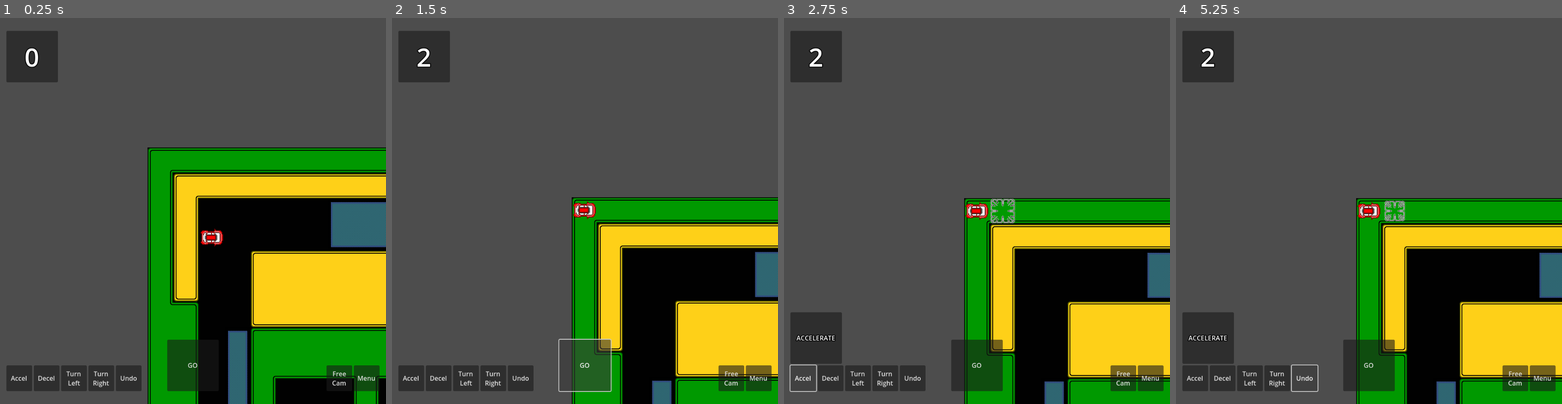
Above: before the commit, frames 1-4 (left to right).
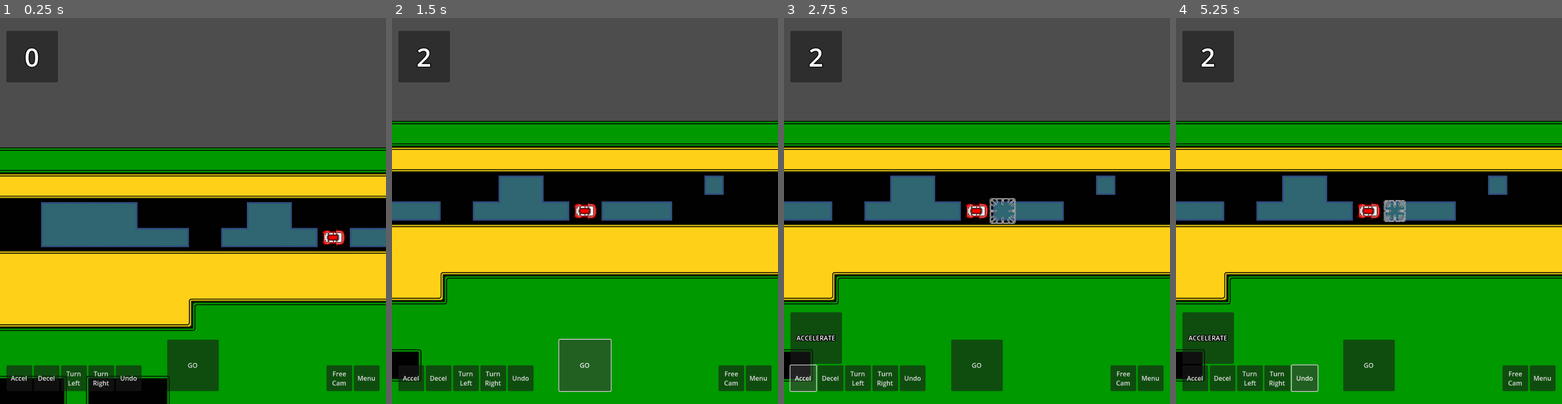
Above: after the commit, the same moments.

Repository: mperez68/wild-jam-88
Game: Godot game, scene res://main_scenes/abstract/game.tscn
Same seed, same stepped clock (60 frames per second), same inputs: the game is played once before the commit and once after it.
Inputs:
- Up to frame 1 (0.25 s): no input
- Up to frame 2 (1.5 s): click "GO" at 0.5 s; click "GO" at 1.25 s
- Up to frame 3 (2.75 s): click "Accel" at 2 s
- Up to frame 4 (5.25 s): click "Decel" at 2.75 s; click "Turn Left" at 3.5 s; click "Turn Right" at 4.25 s; click "Undo" at 5 s

The runs differ from the first frame. In frame 1, 44% of the frame differs, in the area x 0-100%, y 33-100%; in frame 2, 66%, in the area x 0-100%, y 26-100%; in frame 3, 65%; in frame 4, 65%.

Commit message:
game loop, web exports

Diff:
--- /dev/null
+++ b/game_objects/goalpost.tscn
@@ -0,0 +1,10 @@
+[gd_scene load_steps=2 format=3 uid="uid://b7y8eiftxdbw0"]
+
+[ext_resource type="Script" uid="uid://b8lenw4f1xfib" path="res://game_objects/scripts/goalpost.gd" id="1_m4uhm"]
+
+[node name="Goalpost" type="Node2D"]
+script = ExtResource("1_m4uhm")
+
+[node name="Line" type="Line2D" parent="."]
+unique_name_in_owner = true
+points = PackedVector2Array(32, 32, 32, 32)
--- a/game_objects/marker.tscn
+++ b/game_objects/marker.tscn
@@ -66,6 +66,38 @@
 [sub_resource type="AtlasTexture" id="AtlasTexture_kcgsp"]
 atlas = ExtResource("1_bi44p")
 region = Rect2(448, 0, 64, 64)
+
+[sub_resource type="AtlasTexture" id="AtlasTexture_8nrli"]
+atlas = ExtResource("1_bi44p")
+region = Rect2(0, 128, 64, 64)
+
+[sub_resource type="AtlasTexture" id="AtlasTexture_b4ev6"]
+atlas = ExtResource("1_bi44p")
+region = Rect2(64, 128, 64, 64)
+
+[sub_resource type="AtlasTexture" id="AtlasTexture_ctlxc"]
+atlas = ExtResource("1_bi44p")
+region = Rect2(128, 128, 64, 64)
+
+[sub_resource type="AtlasTexture" id="AtlasTexture_ryn4m"]
+atlas = ExtResource("1_bi44p")
+region = Rect2(192, 128, 64, 64)
+
+[sub_resource type="AtlasTexture" id="AtlasTexture_25cwl"]
+atlas = ExtResource("1_bi44p")
+region = Rect2(256, 128, 64, 64)
+
+[sub_resource type="AtlasTexture" id="AtlasTexture_t0bqc"]
+atlas = ExtResource("1_bi44p")
+region = Rect2(320, 128, 64, 64)
+
+[sub_resource type="AtlasTexture" id="AtlasTexture_an7dj"]
+atlas = ExtResource("1_bi44p")
+region = Rect2(384, 128, 64, 64)
+
+[sub_resource type="AtlasTexture" id="AtlasTexture_m6xj8"]
+atlas = ExtResource("1_bi44p")
+region = Rect2(448, 128, 64, 64)
 
 [sub_resource type="SpriteFrames" id="SpriteFrames_8nrli"]
 animations = [{
@@ -126,6 +158,35 @@
 "loop": true,
 "name": &"center",
 "speed": 12.0
+}, {
+"frames": [{
+"duration": 1.0,
+"texture": SubResource("AtlasTexture_8nrli")
+}, {
+"duration": 1.0,
+"texture": SubResource("AtlasTexture_b4ev6")
+}, {
+"duration": 1.0,
+"texture": SubResource("AtlasTexture_ctlxc")
+}, {
+"duration": 1.0,
+"texture": SubResource("AtlasTexture_ryn4m")
+}, {
+"duration": 1.0,
+"texture": SubResource("AtlasTexture_25cwl")
+}, {
+"duration": 1.0,
+"texture": SubResource("AtlasTexture_t0bqc")
+}, {
+"duration": 1.0,
+"texture": SubResource("AtlasTexture_an7dj")
+}, {
+"duration": 1.0,
+"texture": SubResource("AtlasTexture_m6xj8")
+}],
+"loop": true,
+"name": &"objective",
+"speed": 12.0
 }]
 
 [node name="Marker" type="Node2D"]
@@ -137,4 +198,4 @@
 unique_name_in_owner = true
 sprite_frames = SubResource("SpriteFrames_8nrli")
 animation = &"center"
-frame_progress = 0.8177247
+frame_progress = 0.19283007
--- a/game_objects/scripts/car.gd
+++ b/game_objects/scripts/car.gd
@@ -1,5 +1,7 @@
 @tool
 class_name Car extends GridNode2D
+
+signal car_moved(car: Car, start: Vector3i, end: Vector3i)
 
 enum Action{ ACCELERATE, DECELERATE, TURN_LEFT, TURN_RIGHT, DO_ACTIONS, CENTER_CAMERA }
 
@@ -41,6 +43,7 @@
 	if new_position != grid_3d_position + speed:
 		speed = Vector3i.ZERO
 		# TODO sfx for crashing into walls
+	car_moved.emit(self, grid_3d_position, new_position)
 	grid_3d_position = new_position
 	project_actions()
 
--- /dev/null
+++ b/game_objects/scripts/goalpost.gd
@@ -0,0 +1,45 @@
+@tool
+class_name Goalpost extends Node2D
+
+const MARKER: PackedScene = preload("res://game_objects/marker.tscn")
+
+@onready var line: Line2D = %Line
+
+@export var start: Vector3i:
+	set(value):
+		start = value
+		_update_line()
+@export var end: Vector3i:
+	set(value):
+		end = value
+		_update_line()
+
+var points: Array[Vector3i]
+
+
+# ENGINE
+func _ready():
+	if Engine.is_editor_hint():
+		return
+	line.hide()
+	var direction: GridNode2D.Facing = GridNode2D.find_facing_grid_3d(start, end)
+	for point in MyUtil.get_map().get_route(start, end, 9999, true, true):
+		var new_marker: Marker = MARKER.instantiate()
+		new_marker.grid_3d_position = point
+		points.push_back(point)
+		new_marker.icon = Marker.Icon.OBJECTIVE
+		new_marker.facing = direction
+		add_child(new_marker)
+
+
+
+# PUBLIC
+
+
+# PRIVATE
+func _update_line():
+	if line:
+		line.points = [(Vector2(start.x, start.y) * MyUtil.GRID_SIZE) + (MyUtil.GRID_SIZE / 2), (Vector2(end.x, end.y) * MyUtil.GRID_SIZE) + (MyUtil.GRID_SIZE / 2)]
+
+
+# SIGNALS
--- a/game_objects/scripts/map.gd
+++ b/game_objects/scripts/map.gd
@@ -101,6 +101,8 @@
 	return start.distance_to(end) <= length
 
 func get_last_valid_to_target(start: Vector3i, end: Vector3i) -> Vector3i:
+	if start == end:
+		return end
 	var best: Vector3i = start
 	var distance: int = abs(start.x - end.x) + abs(start.y - end.y) + abs(start.z - end.z)
 	for i in distance + 1:
--- a/game_objects/scripts/marker.gd
+++ b/game_objects/scripts/marker.gd
@@ -3,7 +3,7 @@
 
 @onready var animated_sprite: AnimatedSprite2D = %AnimatedSprite
 
-enum Icon{ CENTER, ARROW }
+enum Icon{ CENTER, ARROW, OBJECTIVE }
 
 @export var icon: Icon = Icon.CENTER:
 	set(value):
@@ -12,6 +12,7 @@
 
 # ENGINE
 func _ready():
+	super()
 	_update_icon()
 	_update_face()
 
@@ -28,5 +29,7 @@
 			animated_sprite.play("center")
 		Icon.ARROW:
 			animated_sprite.play("arrow")
+		Icon.OBJECTIVE:
+			animated_sprite.play("objective")
 
 # SIGNALS
--- a/main_scenes/abstract/game.tscn
+++ b/main_scenes/abstract/game.tscn
@@ -1,11 +1,13 @@
-[gd_scene load_steps=10 format=4 uid="uid://bgfikyxrkdq4y"]
-
+[gd_scene load_steps=12 format=4 uid="uid://bgfikyxrkdq4y"]
+
+[ext_resource type="Script" uid="uid://bnbnoulvhwwpe" path="res://main_scenes/abstract/scripts/game.gd" id="1_an34s"]
 [ext_resource type="Script" uid="uid://c7w7oup6gvr1h" path="res://game_objects/scripts/camera.gd" id="1_gehsp"]
 [ext_resource type="PackedScene" uid="uid://c1hamfe2olpfm" path="res://ui/hud.tscn" id="1_nstr0"]
 [ext_resource type="Script" uid="uid://72wx23wqtp5u" path="res://game_objects/scripts/map.gd" id="2_e2uy4"]
 [ext_resource type="Texture2D" uid="uid://canv5wfufrd3w" path="res://assets/terrain_set.png" id="2_hvtmv"]
 [ext_resource type="Texture2D" uid="uid://blmget1ykmill" path="res://assets/ice_road.png" id="3_e2uy4"]
 [ext_resource type="PackedScene" uid="uid://bxeruxm8uwx5y" path="res://game_objects/car.tscn" id="3_gehsp"]
+[ext_resource type="PackedScene" uid="uid://b7y8eiftxdbw0" path="res://game_objects/goalpost.tscn" id="7_015wf"]
 
 [sub_resource type="TileSetAtlasSource" id="TileSetAtlasSource_015wf"]
 texture = ExtResource("3_e2uy4")
@@ -1175,6 +1177,7 @@
 sources/0 = SubResource("TileSetAtlasSource_015wf")
 
 [node name="Game" type="Node2D"]
+script = ExtResource("1_an34s")
 
 [node name="HUD" parent="." instance=ExtResource("1_nstr0")]
 
@@ -1185,6 +1188,7 @@
 follow_target = NodePath("../Car")
 
 [node name="Map" type="Node2D" parent="."]
+unique_name_in_owner = true
 script = ExtResource("2_e2uy4")
 
 [node name="Layer" type="TileMapLayer" parent="Map"]
@@ -1192,8 +1196,26 @@
 tile_set = SubResource("TileSet_015wf")
 
 [node name="Car" parent="." instance=ExtResource("3_gehsp")]
-position = Vector2(160, 224)
+position = Vector2(1184, 224)
 max_speed = 8
-grid_3d_position = Vector3i(2, 3, 0)
-
+grid_3d_position = Vector3i(18, 3, 0)
+
+[node name="Goalpost" parent="." instance=ExtResource("7_015wf")]
+start = Vector3i(30, 2, 0)
+end = Vector3i(30, 3, 0)
+
+[node name="Goalpost2" parent="." instance=ExtResource("7_015wf")]
+start = Vector3i(32, 13, 0)
+end = Vector3i(33, 13, 0)
+
+[node name="Goalpost3" parent="." instance=ExtResource("7_015wf")]
+start = Vector3i(5, 15, 0)
+end = Vector3i(5, 16, 0)
+
+[node name="Goalpost4" parent="." instance=ExtResource("7_015wf")]
+start = Vector3i(2, 5, 0)
+end = Vector3i(3, 5, 0)
+
+[connection signal="goalpost_cleared" from="." to="HUD" method="_on_game_goalpost_cleared"]
 [connection signal="action_pressed" from="HUD" to="Car" method="_on_hud_action_pressed"]
+[connection signal="car_moved" from="Car" to="." method="_on_car_moved"]
--- /dev/null
+++ b/main_scenes/abstract/scripts/game.gd
@@ -0,0 +1,32 @@
+class_name Game extends Node2D
+
+signal goalpost_cleared(final: bool)
+
+@onready var map: Map = %Map
+
+var goalposts: Array[Goalpost]
+
+
+# ENGINE
+func _ready():
+	for child in get_children():
+		if child is Goalpost:
+			goalposts.push_back(child)
+
+
+# PUBLIC
+
+
+# PRIVATE
+
+
+# SIGNALS
+
+
+func _on_car_moved(car: Car, start: Vector3i, end: Vector3i) -> void:
+	for point in map.get_route(start, end, 9999, true, true):
+		if goalposts.front().points.has(point):
+			goalposts.pop_front().queue_free()
+			goalpost_cleared.emit(goalposts.is_empty())
+			_on_car_moved(car, start, end)
+			break
--- /dev/null
+++ b/ui/end_game_container.tscn
@@ -0,0 +1,30 @@
+[gd_scene load_steps=3 format=3 uid="uid://d2jdhkrkrea67"]
+
+[ext_resource type="Script" uid="uid://5tl3tu0g67ng" path="res://ui/scripts/end_game_container.gd" id="1_f3fpo"]
+[ext_resource type="PackedScene" uid="uid://dm2bnda2ccam2" path="res://ui/sfx_button.tscn" id="1_o2u4p"]
+
+[node name="EndGameContainer" type="PanelContainer"]
+anchors_preset = 8
+anchor_left = 0.5
+anchor_top = 0.5
+anchor_right = 0.5
+anchor_bottom = 0.5
+grow_horizontal = 2
+grow_vertical = 2
+script = ExtResource("1_f3fpo")
+
+[node name="VBoxContainer" type="VBoxContainer" parent="."]
+layout_mode = 2
+alignment = 1
+
+[node name="ClearedLabel" type="Label" parent="VBoxContainer"]
+layout_mode = 2
+text = "CLEARED"
+horizontal_alignment = 1
+vertical_alignment = 1
+
+[node name="ResetButton" parent="VBoxContainer" instance=ExtResource("1_o2u4p")]
+layout_mode = 2
+text = "RESET"
+
+[connection signal="pressed" from="VBoxContainer/ResetButton" to="." method="_on_reset_button_pressed"]
--- /dev/null
+++ b/ui/floating_text.tscn
@@ -0,0 +1,107 @@
+[gd_scene load_steps=6 format=3 uid="uid://bs0x7j8f8samo"]
+
+[ext_resource type="Script" uid="uid://bolw5m7u3rmyn" path="res://ui/scripts/floating_text.gd" id="1_g1gcc"]
+[ext_resource type="LabelSettings" uid="uid://b4esuhrdi6585" path="res://resources/header_01.tres" id="2_7t5et"]
+
+[sub_resource type="Animation" id="Animation_g1gcc"]
+length = 0.001
+tracks/0/type = "value"
+tracks/0/imported = false
+tracks/0/enabled = true
+tracks/0/path = NodePath("LabelHolder:position")
+tracks/0/interp = 1
+tracks/0/loop_wrap = true
+tracks/0/keys = {
+"times": PackedFloat32Array(0),
+"transitions": PackedFloat32Array(1),
+"update": 0,
+"values": [Vector2(0, 0)]
+}
+tracks/1/type = "value"
+tracks/1/imported = false
+tracks/1/enabled = true
+tracks/1/path = NodePath("LabelHolder:modulate")
+tracks/1/interp = 1
+tracks/1/loop_wrap = true
+tracks/1/keys = {
+"times": PackedFloat32Array(0),
+"transitions": PackedFloat32Array(1),
+"update": 0,
+"values": [Color(1, 1, 1, 1)]
+}
+
+[sub_resource type="Animation" id="Animation_maacx"]
+resource_name = "float"
+tracks/0/type = "value"
+tracks/0/imported = false
+tracks/0/enabled = true
+tracks/0/path = NodePath("LabelHolder:position")
+tracks/0/interp = 1
+tracks/0/loop_wrap = true
+tracks/0/keys = {
+"times": PackedFloat32Array(0, 1),
+"transitions": PackedFloat32Array(2, 1),
+"update": 0,
+"values": [Vector2(0, 0), Vector2(0, -64)]
+}
+tracks/1/type = "value"
+tracks/1/imported = false
+tracks/1/enabled = true
+tracks/1/path = NodePath("LabelHolder:modulate")
+tracks/1/interp = 1
+tracks/1/loop_wrap = true
+tracks/1/keys = {
+"times": PackedFloat32Array(0, 1),
+"transitions": PackedFloat32Array(2, 1),
+"update": 0,
+"values": [Color(1, 1, 1, 1), Color(1, 1, 1, 0)]
+}
+
+[sub_resource type="AnimationLibrary" id="AnimationLibrary_g1gcc"]
+_data = {
+&"RESET": SubResource("Animation_g1gcc"),
+&"float": SubResource("Animation_maacx")
+}
+
+[node name="FloatingText" type="Control"]
+layout_mode = 3
+anchors_preset = 0
+script = ExtResource("1_g1gcc")
+
+[node name="LabelHolder" type="Control" parent="."]
+layout_mode = 1
+anchors_preset = 8
+anchor_left = 0.5
+anchor_top = 0.5
+anchor_right = 0.5
+anchor_bottom = 0.5
+grow_horizontal = 2
+grow_vertical = 2
+
+[node name="Label" type="Label" parent="LabelHolder"]
+unique_name_in_owner = true
+layout_mode = 1
+anchors_preset = 8
+anchor_left = 0.5
+anchor_top = 0.5
+anchor_right = 0.5
+anchor_bottom = 0.5
+offset_left = -60.0
+offset_top = -11.5
+offset_right = 60.0
+offset_bottom = 11.5
+grow_horizontal = 2
+grow_vertical = 2
+text = "FLOATING TEXT"
+label_settings = ExtResource("2_7t5et")
+horizontal_alignment = 1
+vertical_alignment = 1
+
+[node name="AnimationPlayer" type="AnimationPlayer" parent="."]
+unique_name_in_owner = true
+libraries = {
+&"": SubResource("AnimationLibrary_g1gcc")
+}
+autoplay = "float"
+
+[connection signal="animation_finished" from="AnimationPlayer" to="." method="_on_animation_player_animation_finished"]
--- a/ui/hud.tscn
+++ b/ui/hud.tscn
@@ -1,9 +1,10 @@
-[gd_scene load_steps=5 format=3 uid="uid://c1hamfe2olpfm"]
+[gd_scene load_steps=6 format=3 uid="uid://c1hamfe2olpfm"]
 
 [ext_resource type="Script" uid="uid://ckg8crmjihvtg" path="res://ui/scripts/hud.gd" id="1_rbyyf"]
 [ext_resource type="PackedScene" uid="uid://dm2bnda2ccam2" path="res://ui/sfx_button.tscn" id="2_276te"]
 [ext_resource type="PackedScene" uid="uid://17huhevfgy52" path="res://ui/action_tile.tscn" id="3_546lt"]
 [ext_resource type="LabelSettings" uid="uid://b4esuhrdi6585" path="res://resources/header_01.tres" id="4_7ihmi"]
+[ext_resource type="PackedScene" uid="uid://d2jdhkrkrea67" path="res://ui/end_game_container.tscn" id="5_en2x2"]
 
 [node name="HUD" type="CanvasLayer"]
 script = ExtResource("1_rbyyf")
@@ -117,6 +118,27 @@
 label_settings = ExtResource("4_7ihmi")
 horizontal_alignment = 1
 
+[node name="FloatinTextContainer" type="Control" parent="MarginContainer/Control"]
+unique_name_in_owner = true
+custom_minimum_size = Vector2(256, 256)
+layout_mode = 1
+anchors_preset = 5
+anchor_left = 0.5
+anchor_right = 0.5
+offset_left = -32.0
+offset_right = 32.0
+offset_bottom = 64.0
+grow_horizontal = 2
+
+[node name="EndGameContainer" parent="MarginContainer/Control" instance=ExtResource("5_en2x2")]
+unique_name_in_owner = true
+visible = false
+layout_mode = 1
+offset_left = -35.0
+offset_top = -45.5
+offset_right = 35.0
+offset_bottom = 45.5
+
 [connection signal="pressed" from="MarginContainer/Control/ActionBarContainer/AccelButton" to="." method="_on_button_pressed" binds= [0]]
 [connection signal="pressed" from="MarginContainer/Control/ActionBarContainer/DecelButton" to="." method="_on_button_pressed" binds= [1]]
 [connection signal="pressed" from="MarginContainer/Control/ActionBarContainer/LeftButton" to="." method="_on_button_pressed" binds= [2]]
--- /dev/null
+++ b/ui/scripts/end_game_container.gd
@@ -0,0 +1,15 @@
+class_name EndGameContainer extends PanelContainer
+
+
+# ENGINE
+
+
+# PUBLIC
+
+
+# PRIVATE
+
+
+# SIGNALS
+func _on_reset_button_pressed() -> void:
+	get_tree().reload_current_scene()
--- /dev/null
+++ b/ui/scripts/floating_text.gd
@@ -0,0 +1,30 @@
+@tool
+class_name FloatingText extends Control
+
+@onready var label: Label = %Label
+@onready var animation_player: AnimationPlayer = %AnimationPlayer
+
+@export_multiline var text: String = "FLOATING TEXT":
+	set(value):
+		text = value
+		if label:
+			label.text = text
+
+
+# ENGINE
+func _ready() -> void:
+	if !Engine.is_editor_hint():
+		animation_player.play("float")
+		text = text
+
+
+# PUBLIC
+
+
+# PRIVATE
+
+
+# SIGNALS
+func _on_animation_player_animation_finished(anim_name: StringName) -> void:
+	if anim_name == "float":
+		queue_free()
--- a/ui/scripts/hud.gd
+++ b/ui/scripts/hud.gd
@@ -3,9 +3,12 @@
 signal action_pressed(action: Car.Action, undo: bool)
 
 const ACTION_TILE: PackedScene = preload("res://ui/action_tile.tscn")
+const FLOATING_TEXT: PackedScene = preload("res://ui/floating_text.tscn")
 
 @onready var action_tile_container: VBoxContainer = %ActionTileContainer
 @onready var turn_timer_label: Label = %TurnTimerLabel
+@onready var end_game_container: PanelContainer = %EndGameContainer
+@onready var floatin_text_container: Control = %FloatinTextContainer
 
 var turn_counter: int = 0:
 	set(value):
@@ -52,3 +55,11 @@
 
 func _on_camera_button_toggled(toggled_on: bool) -> void:
 	action_pressed.emit(Car.Action.CENTER_CAMERA, toggled_on)
+
+func _on_game_goalpost_cleared(final: bool) -> void:
+	if final:
+		end_game_container.show()
+	else:
+		var new_text: FloatingText = FLOATING_TEXT.instantiate()
+		new_text.text = "GOALPOST CLEARED"
+		floatin_text_container.add_child(new_text)
Binary file changed: assets/marker.png
Binary file changed: assets/raw/marker.aseprite
Not shown, added: export_presets.cfg
Not shown: 1 places in game_objects/marker.tscn that only renumber resources
Not shown, added: game_objects/scripts/goalpost.gd.uid
Not shown, added: main_scenes/abstract/scripts/game.gd.uid
Not shown, added: ui/scripts/end_game_container.gd.uid
Not shown, added: ui/scripts/floating_text.gd.uid
Binary file added: web_export/web_01/index.apple-touch-icon.png
Not shown, added: web_export/web_01/index.apple-touch-icon.png.import
Binary file added: web_export/web_01/index.icon.png
Not shown, added: web_export/web_01/index.icon.png.import
(and 19 more such lines)
